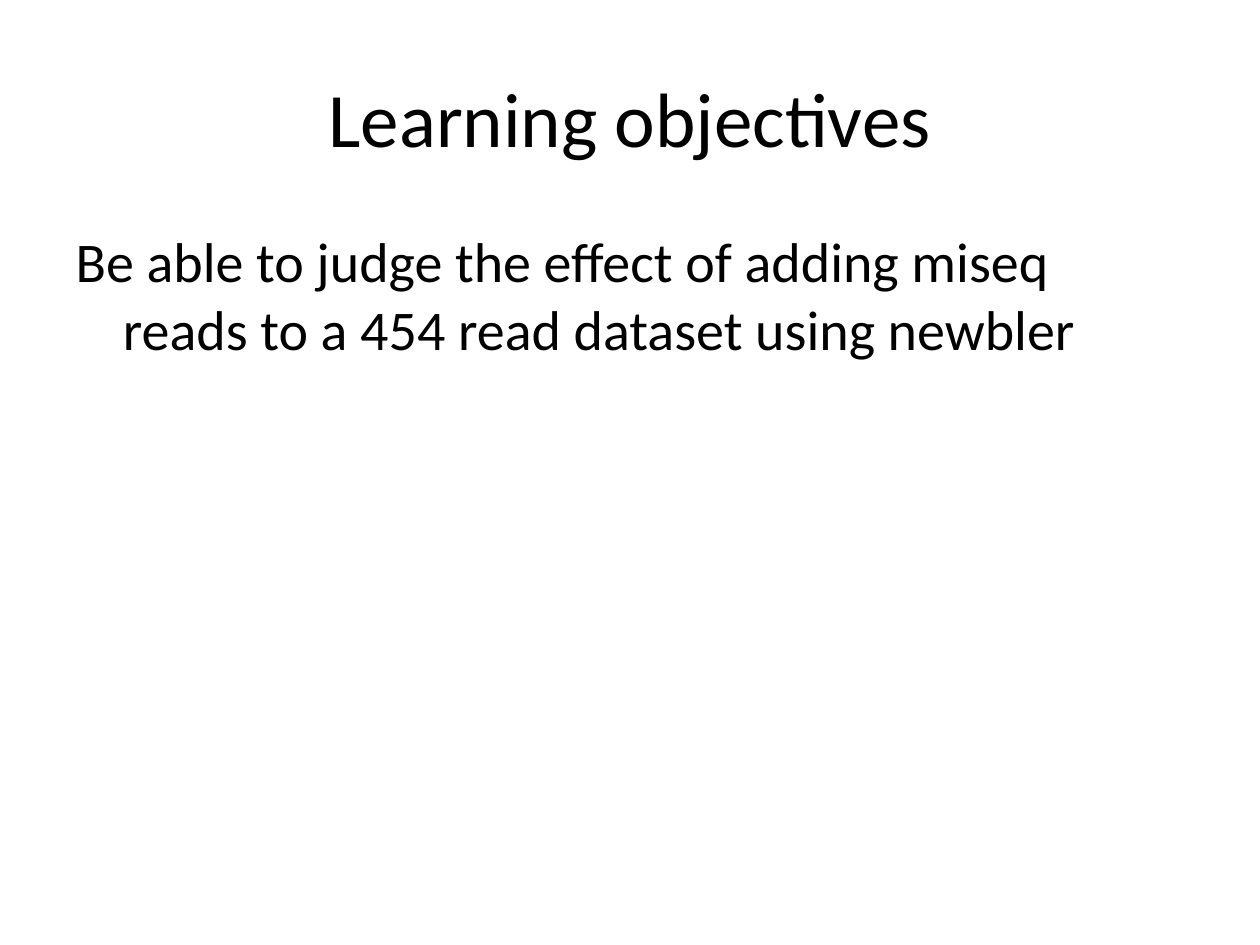
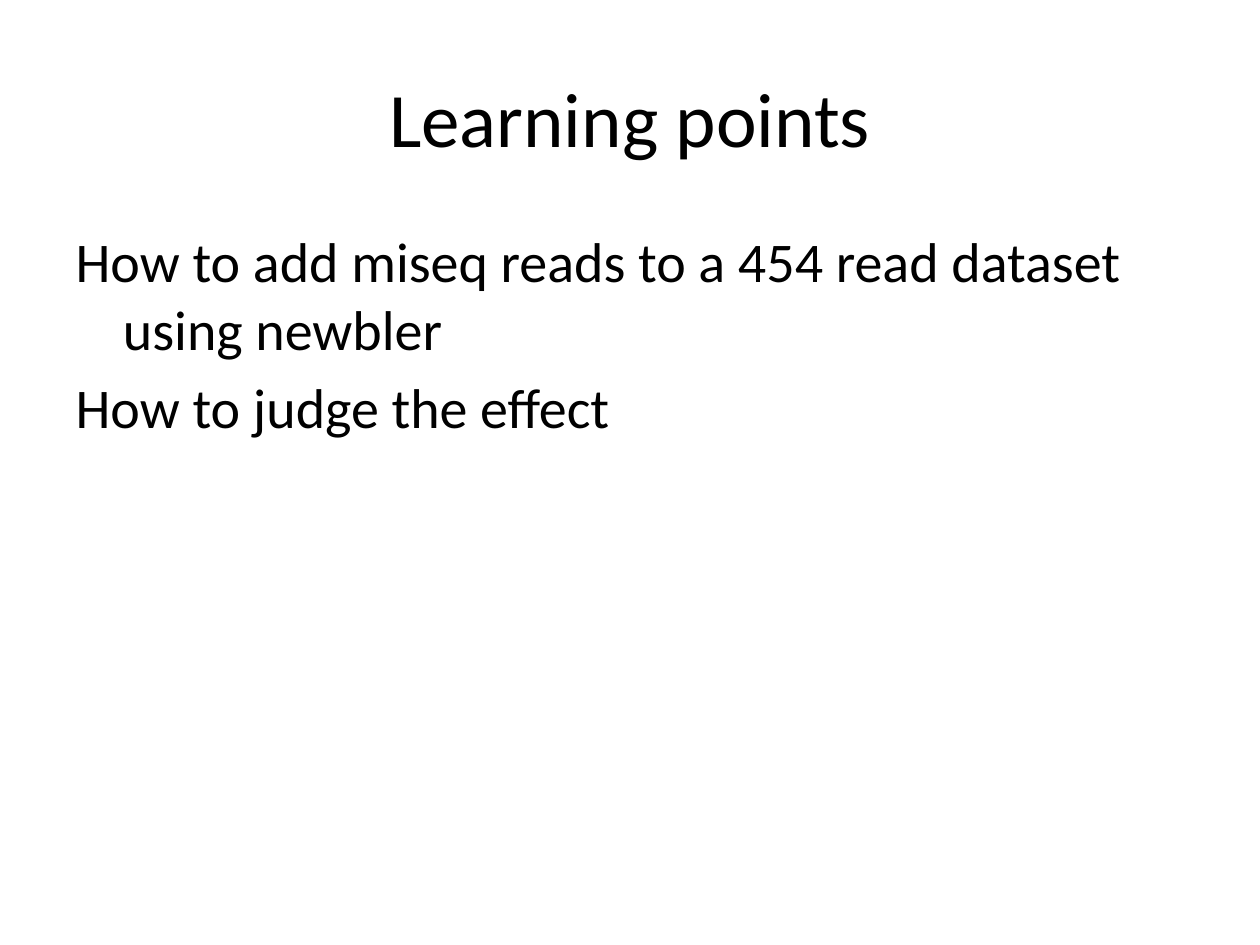
Before and after one commit to lexnederbragt/denovo-assembly-tutorial, a slide deck: slide 2 of presentations/Practical_6_hybrid_de_novo_assembly.pptx. Drawn at 1260x945 pixels with LibreOffice and Linux fonts; fonts in the diff are those of the drawing. Boxes give left, top, right and bottom in pixels: in the first picture for what was removed or moved away, otherwise in the second. Text is boxed around its words. In the diff, an @@ line names an element or a change of style, - is before the commit and + after.

```diff
--- a/presentations/Practical_6_hybrid_de_novo_assembly.pptx
+++ b/presentations/Practical_6_hybrid_de_novo_assembly.pptx
@@ title at [389,94,870,161]: text changed @@
-Learning objectives
+Learning points
@@ text at [76,243,1120,438]: text changed @@
-Be able to judge the effect of adding miseq reads to a 454 read dataset using newbler
+How to add miseq reads to a 454 read dataset using newbler
+How to judge the effect
```
Also in this commit, not shown: 3 other files.
